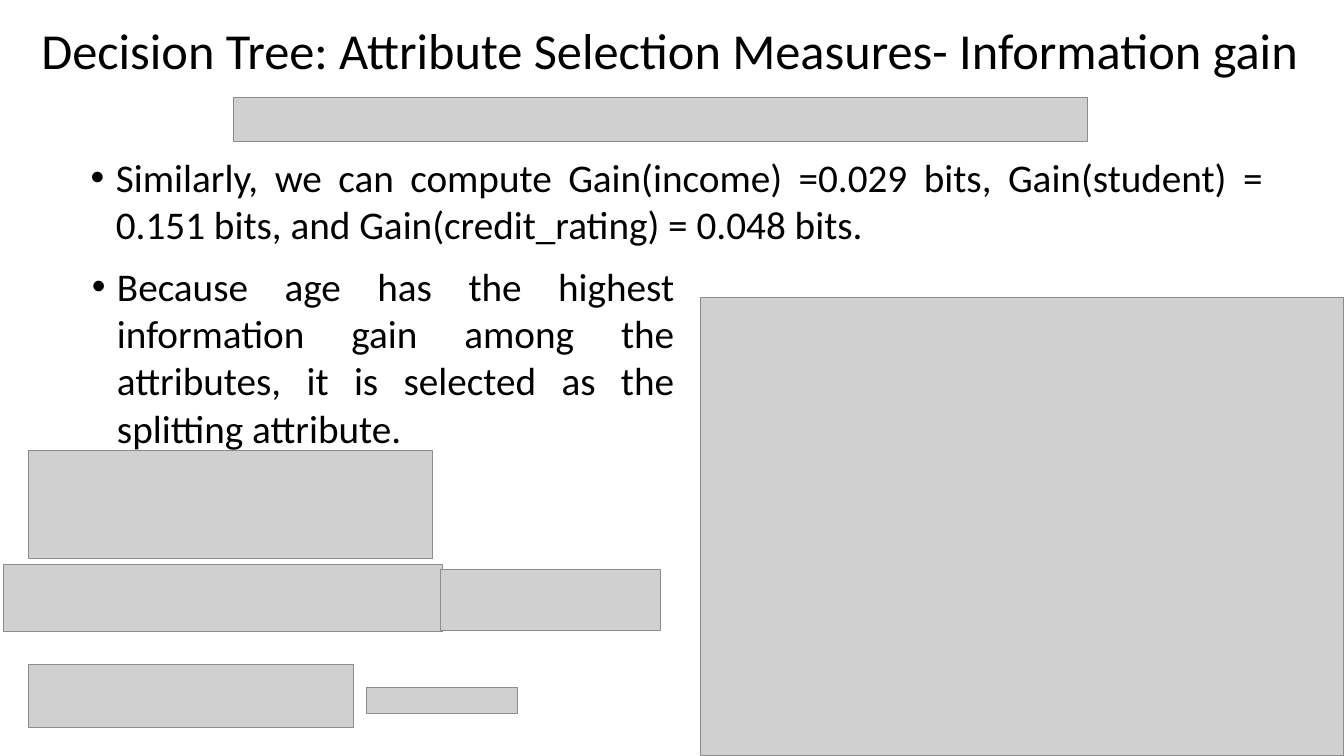
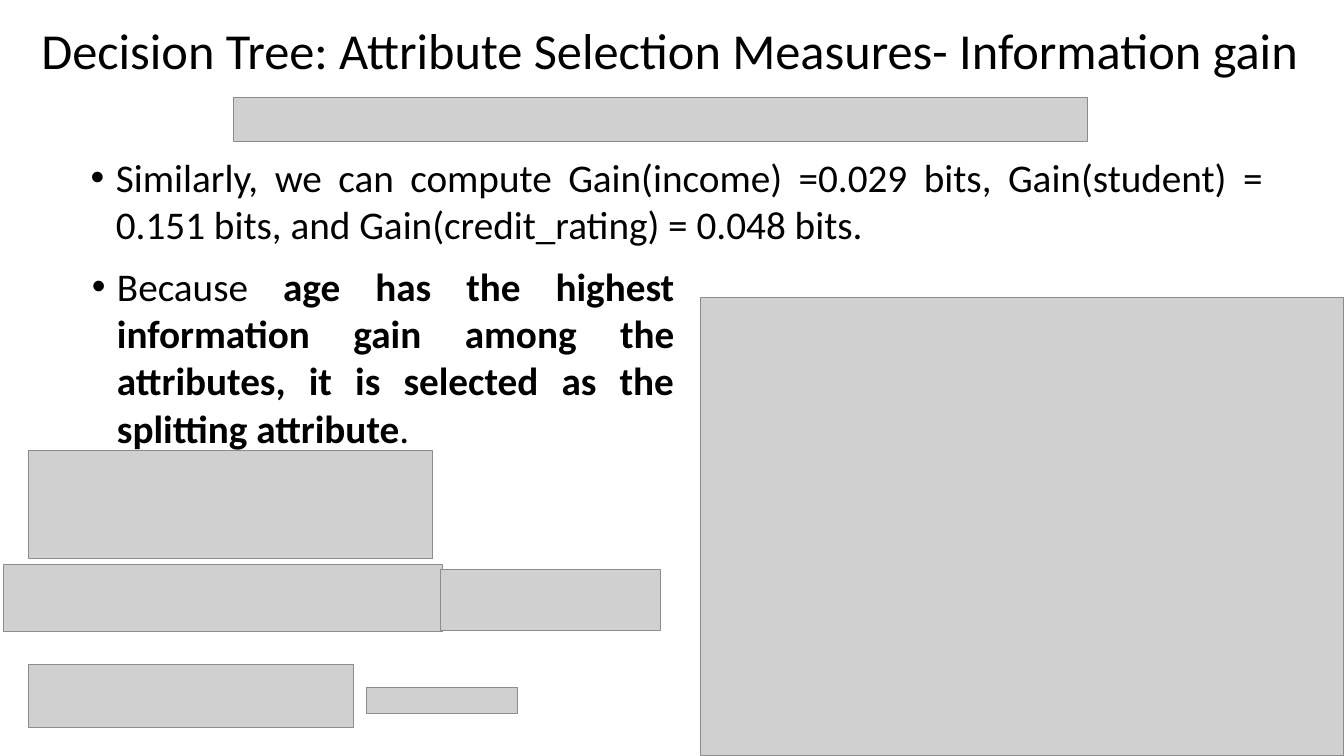
Before and after one commit to skysumitkumar/Du_Mca, a slide deck: slide 35 of 3rd_semester/Data_Science_with_python/PPT/Unit_3/Confusion_matrix_And_Decision_tree.pptx. Drawn at 1344x756 pixels with LibreOffice and Linux fonts; fonts in the diff are those of the drawing; grey boxes stand for pictures. Boxes give left, top, right and bottom in pixels: in the first picture for what was removed or moved away, otherwise in the second. Text is boxed around its words. In the diff, an @@ line names an element or a change of style, - is before the commit and + after.

```diff
--- a/3rd_semester/Data_Science_with_python/PPT/Unit_3/Confusion_matrix_And_Decision_tree.pptx
+++ b/3rd_semester/Data_Science_with_python/PPT/Unit_3/Confusion_matrix_And_Decision_tree.pptx
@@ text "Because age has the highest ..." at box(117, 273, 675, 453): bold on @@
```
Also in this commit, not shown: 8 other slides changed, 2 other files.
